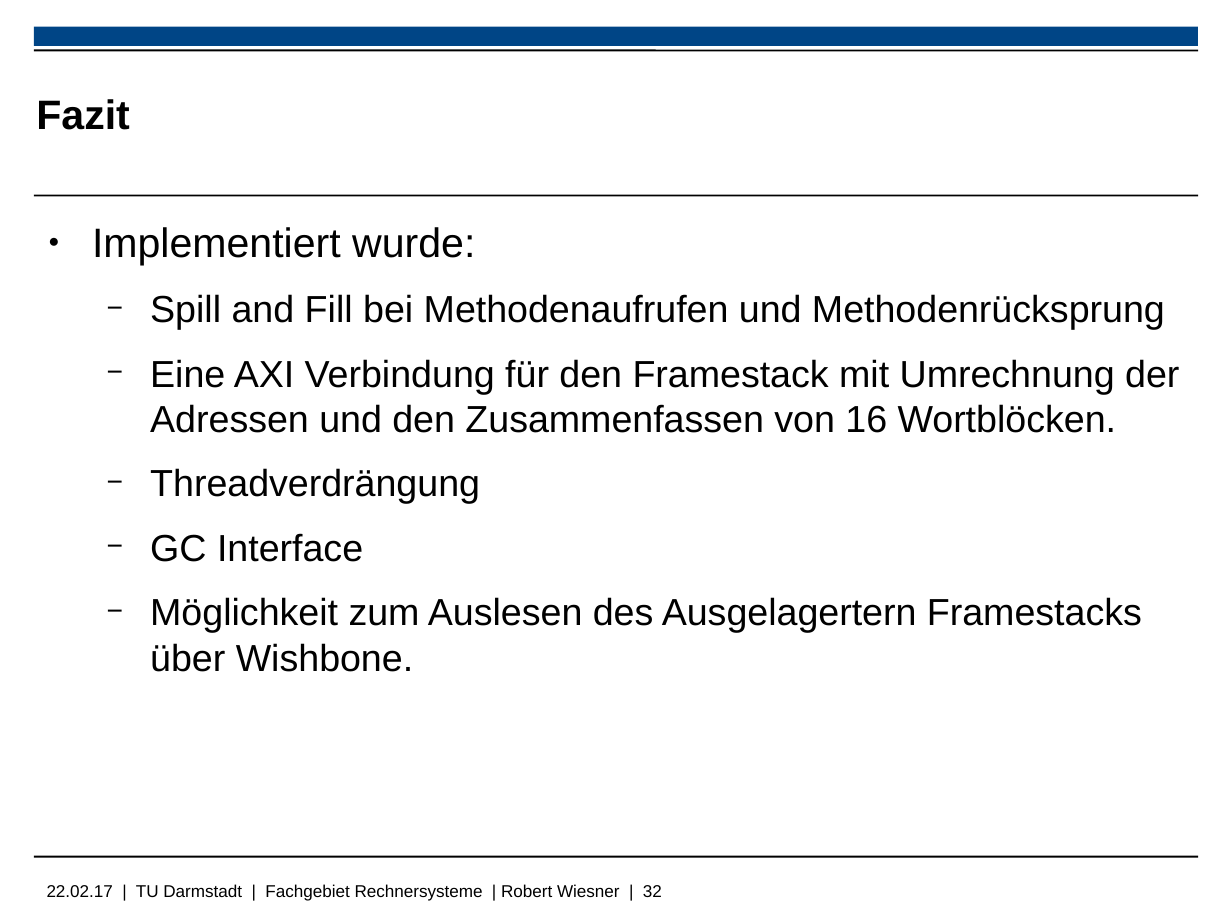
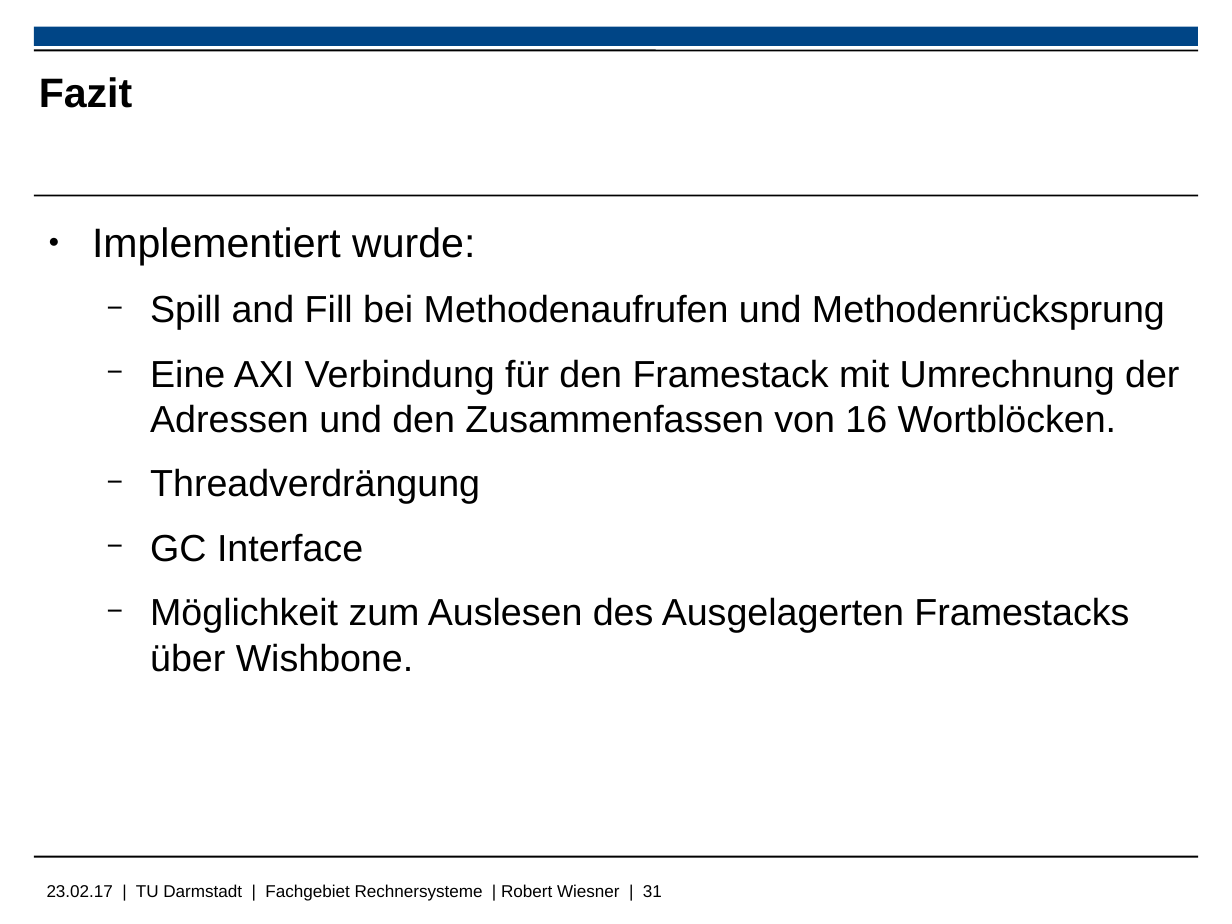
Before and after one commit to Wiero/PS_RS_REPORT, a slide deck: slide 31 of PräsentationSaF_Wiesner.odp (slide 32 before the commit). Drawn at 1232x924 pixels with LibreOffice and Linux fonts; fonts in the diff are those of the drawing; background and template pictures are left out. Boxes give left, top, right and bottom in pixels: in the first picture for what was removed or moved away, otherwise in the second. Text is boxed around its words. In the diff, an @@ line names an element or a change of style, - is before the commit and + after.

```diff
--- a/PräsentationSaF_Wiesner.odp
+++ b/PräsentationSaF_Wiesner.odp
@@ title "Fazit": place and size @@
-title "Fazit" at (36, 99, 130, 130)
+title "Fazit" at (39, 77, 133, 108)
@@ text at (150, 597, 1129, 672): text changed @@
-  − Möglichkeit zum Auslesen des Ausgelagertern Framestacks über Wishbone.
+  − Möglichkeit zum Auslesen des Ausgelagerten Framestacks über Wishbone.
@@ text at (47, 884, 662, 901): text changed @@
-22.02.17 | TU Darmstadt | Fachgebiet Rechnersysteme | Robert Wiesner | 32
+23.02.17 | TU Darmstadt | Fachgebiet Rechnersysteme | Robert Wiesner | 31
```
Also in this commit, not shown: 28 other slides changed, 1 slide removed, 7 other files.
